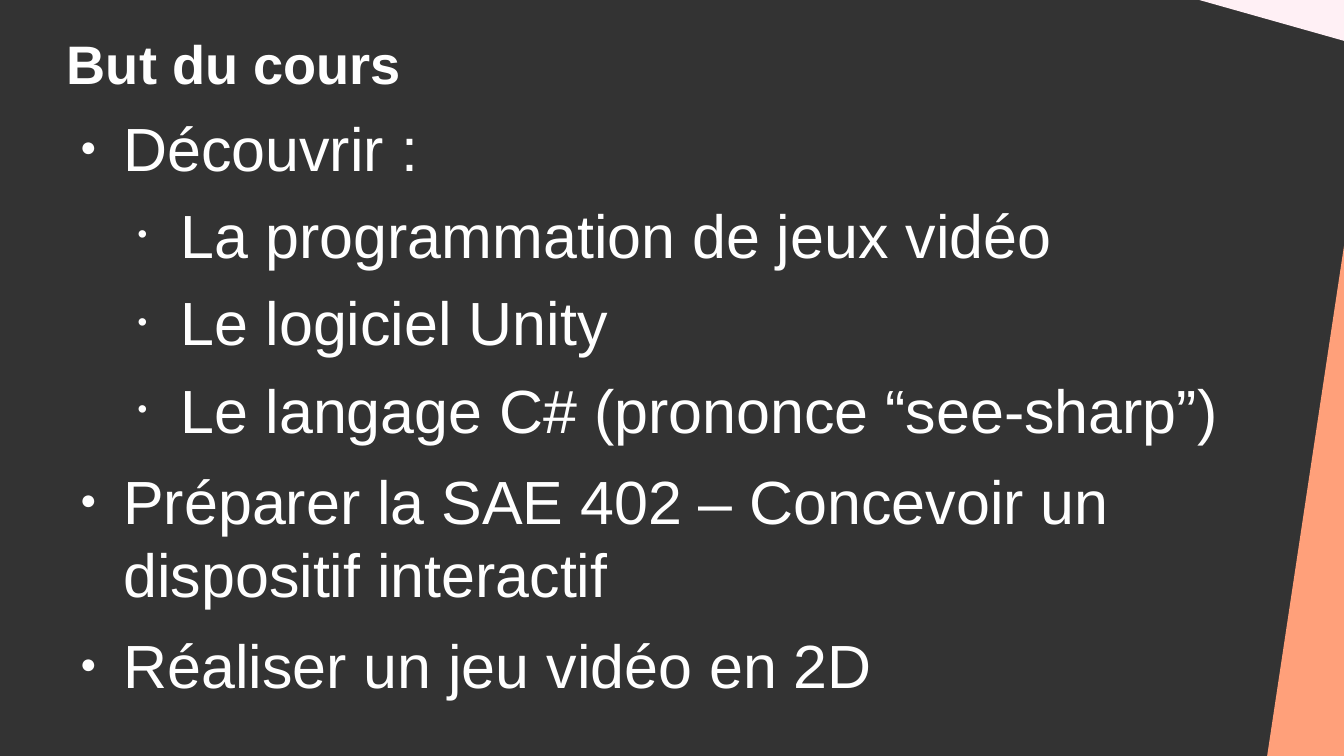
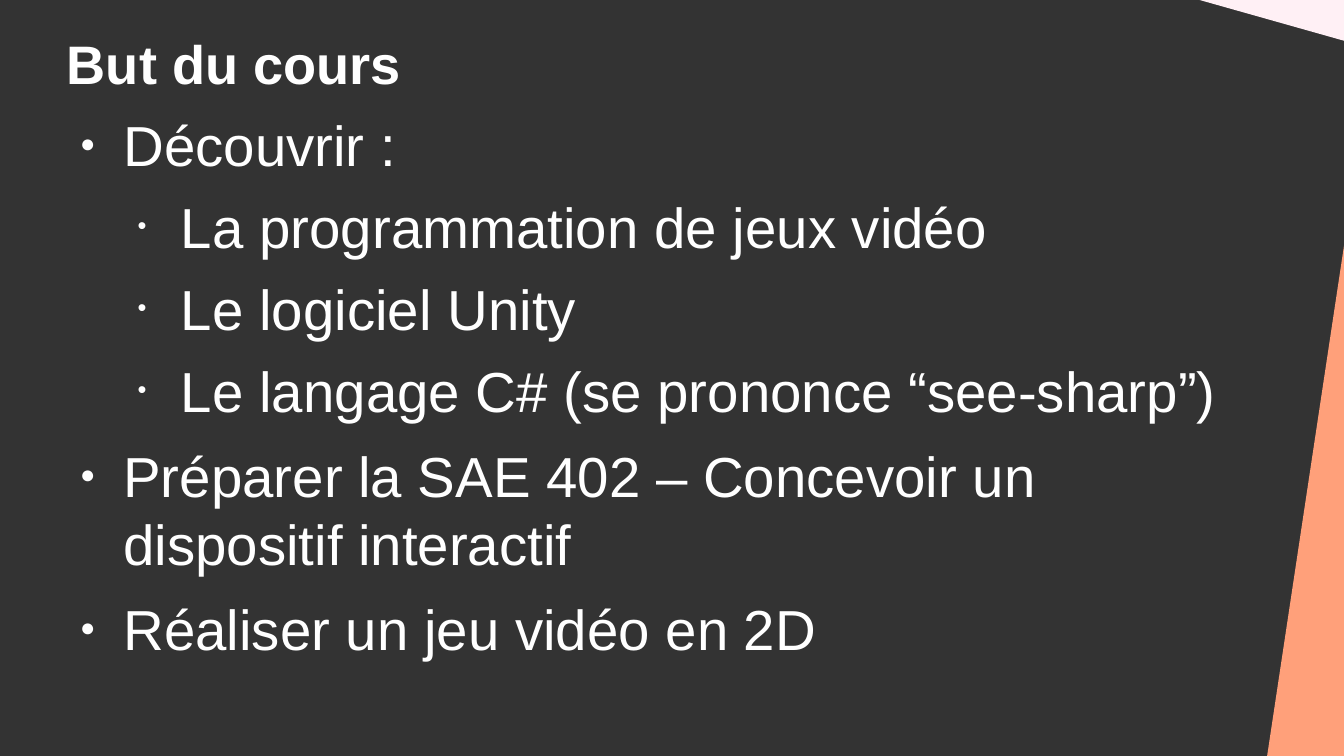
Before and after one commit to DanYellow/cours, a slide deck: slide 3 of creation-et-design-interactif-s4/travaux-pratiques/numero-1/presentation.odp. Drawn at 1344x756 pixels with LibreOffice and Linux fonts; fonts in the diff are those of the drawing. Boxes give left, top, right and bottom in pixels: in the first picture for what was removed or moved away, otherwise in the second. Text is boxed around its words. In the diff, an @@ line names an element or a change of style, - is before the commit and + after.

```diff
--- a/creation-et-design-interactif-s4/travaux-pratiques/numero-1/presentation.odp
+++ b/creation-et-design-interactif-s4/travaux-pratiques/numero-1/presentation.odp
@@ text at (x1=123, y1=124, x2=1036, y2=661): size 36 to 33.3 pt in "Découvrir :", "La programmation de jeux vidéo", "Le logiciel Unity", "Préparer la SAE 402 – Concevoir un ..." and 1 more places @@
@@ text at (x1=181, y1=371, x2=1215, y2=422): text changed; size 36 to 33.3 pt @@
-  • Le langage C# (prononce “see-sharp”)
+  • Le langage C# (se prononce “see-sharp”)
```
Also in this commit, not shown: 3 other slides changed, 1 slide added, 12 other files.
